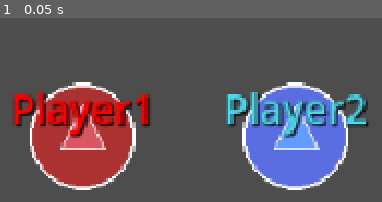
Above: before the commit, frame 1.
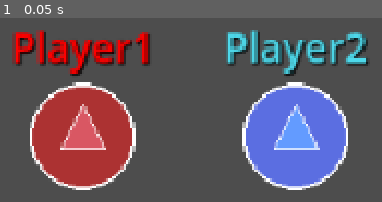
Above: after the commit, the same moment.

Repository: S2009-dev/animated-couscous
Game: Godot game, scene res://objects/scenes/players.tscn
Two runs of this game, one before a commit and one after it. Both use one fixed random seed, a clock stepped at 60 frames per second and the inputs below. The project has no main scene, so this scene is started directly.
Inputs:
- Up to frame 1 (0.05 s): no input

The runs differ from the first frame. In frame 1, 17% of the frame differs, in the area x 3-97%, y 6-66%.

Commit message:
style(players): :art: move the text above the players sprite

Diff:
--- a/objects/entities/players/player_1.tscn
+++ b/objects/entities/players/player_1.tscn
@@ -15,13 +15,17 @@
 shape = SubResource("CircleShape2D_3spw0")
 
 [node name="Label" type="Label" parent="."]
-anchors_preset = 12
-anchor_top = 1.0
-anchor_right = 1.0
-anchor_bottom = 1.0
-offset_top = -33.0
+anchors_preset = 8
+anchor_left = 0.5
+anchor_top = 0.5
+anchor_right = 0.5
+anchor_bottom = 0.5
+offset_left = -43.0
+offset_top = -71.0
+offset_right = 43.0
+offset_bottom = -37.0
 grow_horizontal = 2
-grow_vertical = 0
+grow_vertical = 2
 theme_override_colors/font_color = Color(1, 0, 0, 1)
 theme_override_colors/font_shadow_color = Color(0, 0, 0, 1)
 theme_override_font_sizes/font_size = 24
--- a/objects/entities/players/player_2.tscn
+++ b/objects/entities/players/player_2.tscn
@@ -19,7 +19,10 @@
 anchor_top = 1.0
 anchor_right = 1.0
 anchor_bottom = 1.0
-offset_top = -34.0
+offset_left = -43.0
+offset_top = -71.0
+offset_right = 43.0
+offset_bottom = -37.0
 grow_horizontal = 2
 grow_vertical = 0
 theme_override_colors/font_color = Color(0.305882, 0.85098, 0.921569, 1)
Not shown: 1 places in objects/scenes/players.tscn that only renumber resources
